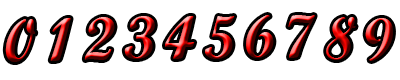
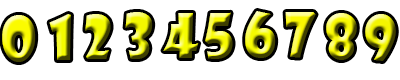
The second 400 × 80 image is a revision of the first. Changes to its layers:
painted on "9" over [365, 14, 396, 61]
painted on "8" over [326, 13, 357, 60]
painted on "7" over [285, 12, 316, 58]
painted on "6" over [245, 11, 276, 58]
painted on "5" over [205, 12, 235, 59]
painted on "4" over [163, 13, 199, 59]
painted on "3" over [124, 12, 155, 59]
painted on "2" over [84, 14, 115, 60]
painted on "1" over [49, 14, 71, 61]
painted on "0" over [2, 15, 36, 62]
